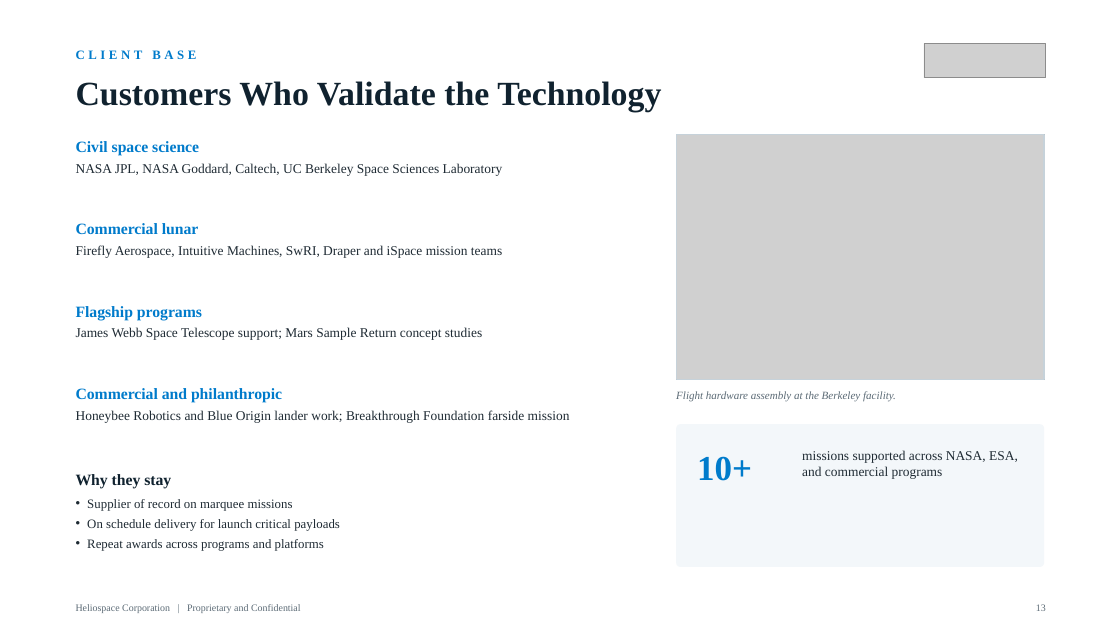
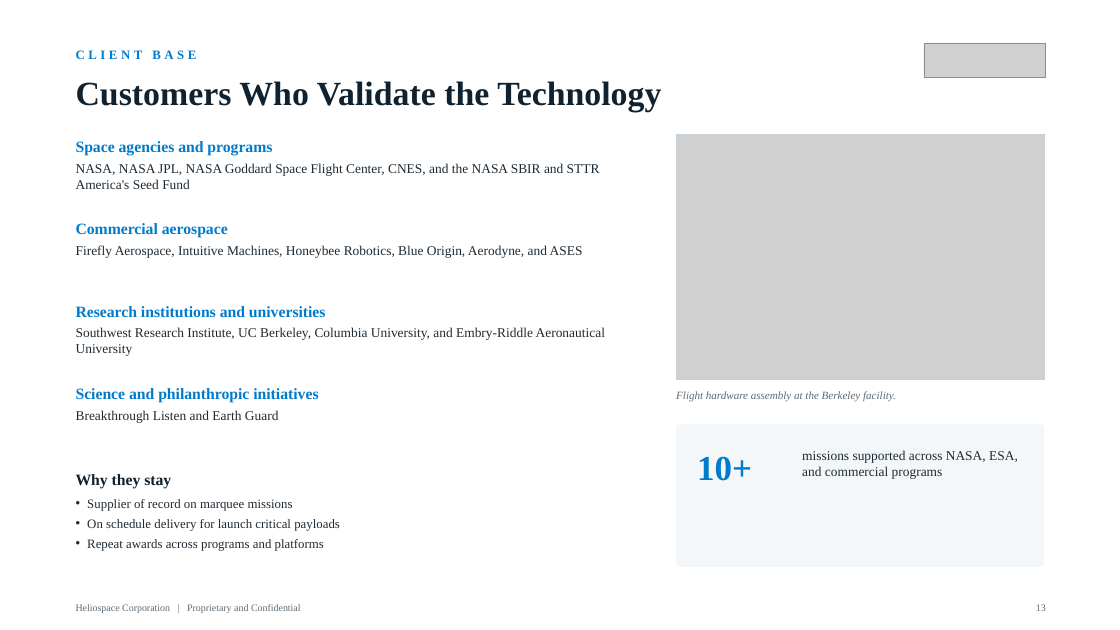
Before and after one commit to anthonyleedu/anthonyleedu, a slide deck: slide 13 of Heliospace_Investor_Overview.pptx. Drawn at 1120x630 pixels with LibreOffice and Linux fonts; fonts in the diff are those of the drawing; grey boxes stand for pictures. Boxes give left, top, right and bottom in pixels: in the first picture for what was removed or moved away, otherwise in the second. Text is boxed around its words. In the diff, an @@ line names an element or a change of style, - is before the commit and + after.

```diff
--- a/Heliospace_Investor_Overview.pptx
+++ b/Heliospace_Investor_Overview.pptx
@@ text at (x1=76, y1=141, x2=272, y2=155): text changed @@
-Civil space science
+Space agencies and programs
@@ text at (x1=76, y1=163, x2=600, y2=189): text changed @@
-NASA JPL, NASA Goddard, Caltech, UC Berkeley Space Sciences Laboratory
+NASA, NASA JPL, NASA Goddard Space Flight Center, CNES, and the NASA SBIR and STTR America's Seed Fund
@@ text at (x1=76, y1=223, x2=228, y2=238): text changed @@
-Commercial lunar
+Commercial aerospace
@@ text at (x1=76, y1=245, x2=583, y2=258): text changed @@
-Firefly Aerospace, Intuitive Machines, SwRI, Draper and iSpace mission teams
+Firefly Aerospace, Intuitive Machines, Honeybee Robotics, Blue Origin, Aerodyne, and ASES
@@ text at (x1=76, y1=306, x2=326, y2=317): text changed @@
-Flagship programs
+Research institutions and universities
@@ text at (x1=76, y1=327, x2=605, y2=356): text changed @@
-James Webb Space Telescope support; Mars Sample Return concept studies
+Southwest Research Institute, UC Berkeley, Columbia University, and Embry-Riddle Aeronautical University
@@ text at (x1=76, y1=388, x2=318, y2=402): text changed @@
-Commercial and philanthropic
+Science and philanthropic initiatives
@@ text at (x1=76, y1=410, x2=279, y2=423): text changed @@
-Honeybee Robotics and Blue Origin lander work; Breakthrough Foundation farside mission
+Breakthrough Listen and Earth Guard
```
Also in this commit, not shown: 1 other slide changed, 2 slides removed.
